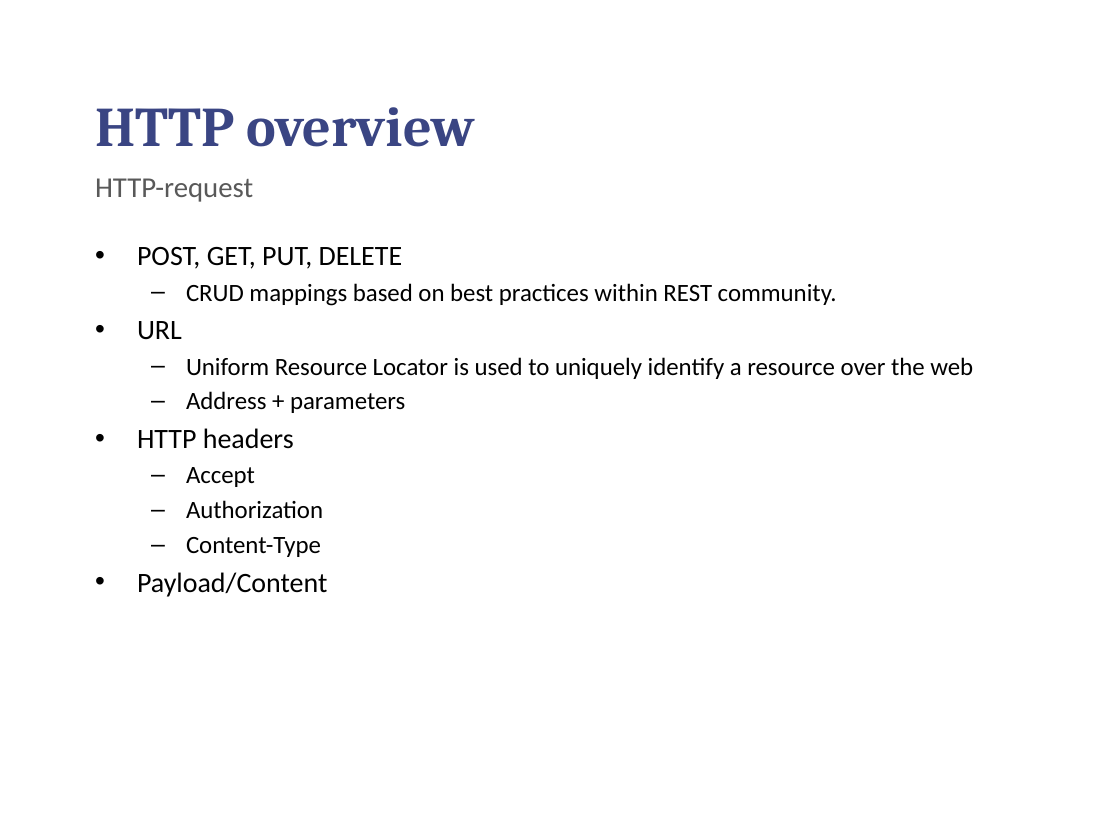
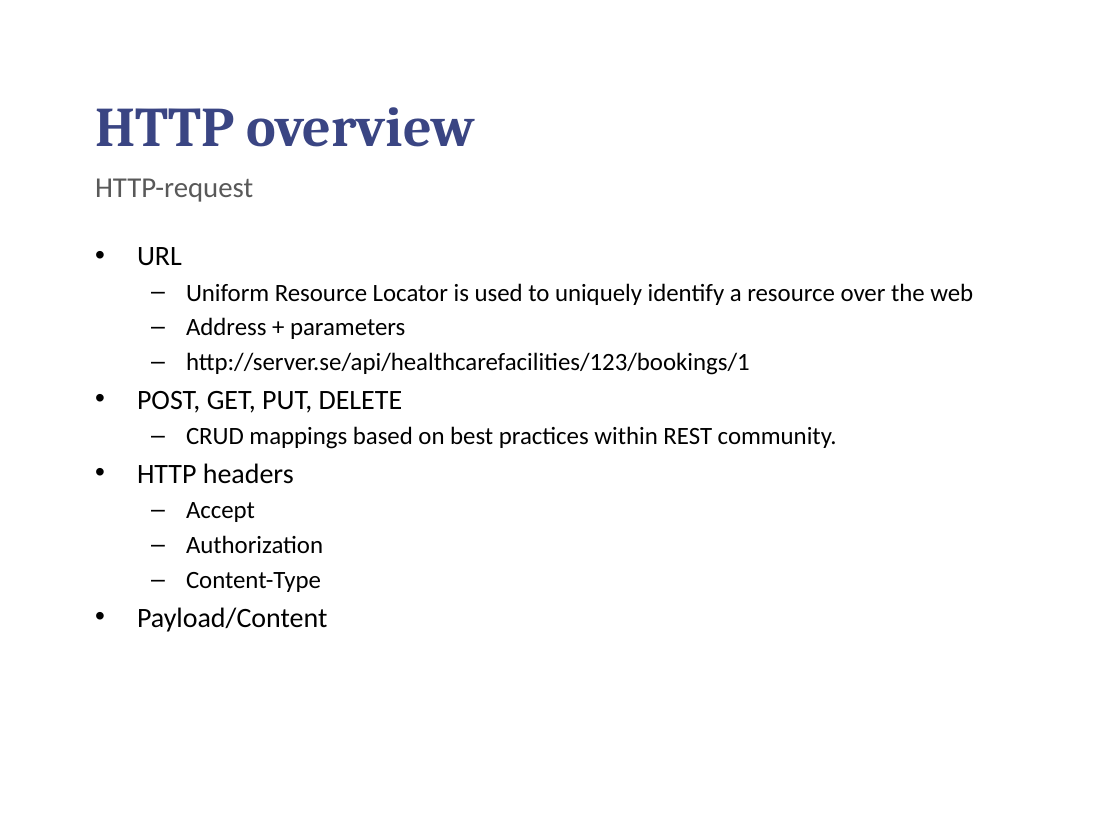
Before and after one commit to chilmers/cadec-healthcare-api-tutorial, a slide deck: slide 8 of Cadec-vårdens-apier.pptx. Drawn at 1120x840 pixels with LibreOffice and Linux fonts; fonts in the diff are those of the drawing; background and template pictures are left out. Boxes give left, top, right and bottom in pixels: in the first picture for what was removed or moved away, otherwise in the second. Text is boxed around its words. In the diff, an @@ line names an element or a change of style, - is before the commit and + after.

Commit message:
Updated ppt after practice run

```diff
--- a/Cadec-vårdens-apier.pptx
+++ b/Cadec-vårdens-apier.pptx
@@ text at bbox=[137, 247, 837, 306]: paragraphs removed @@
-• POST, GET, PUT, DELETE
-  – CRUD mappings based on best practices within REST community.
@@ text at bbox=[137, 352, 837, 449]: paragraphs added @@
+  – http://server.se/api/healthcarefacilities/123/bookings/1
+• POST, GET, PUT, DELETE
+  – CRUD mappings based on best practices within REST community.
```
Also in this commit, not shown: 12 other slides changed.
